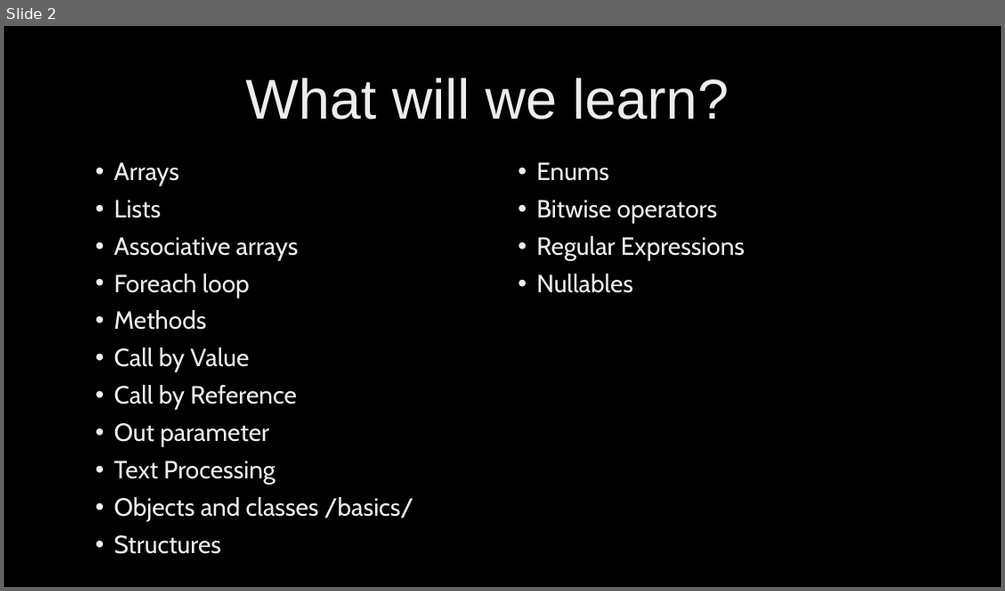
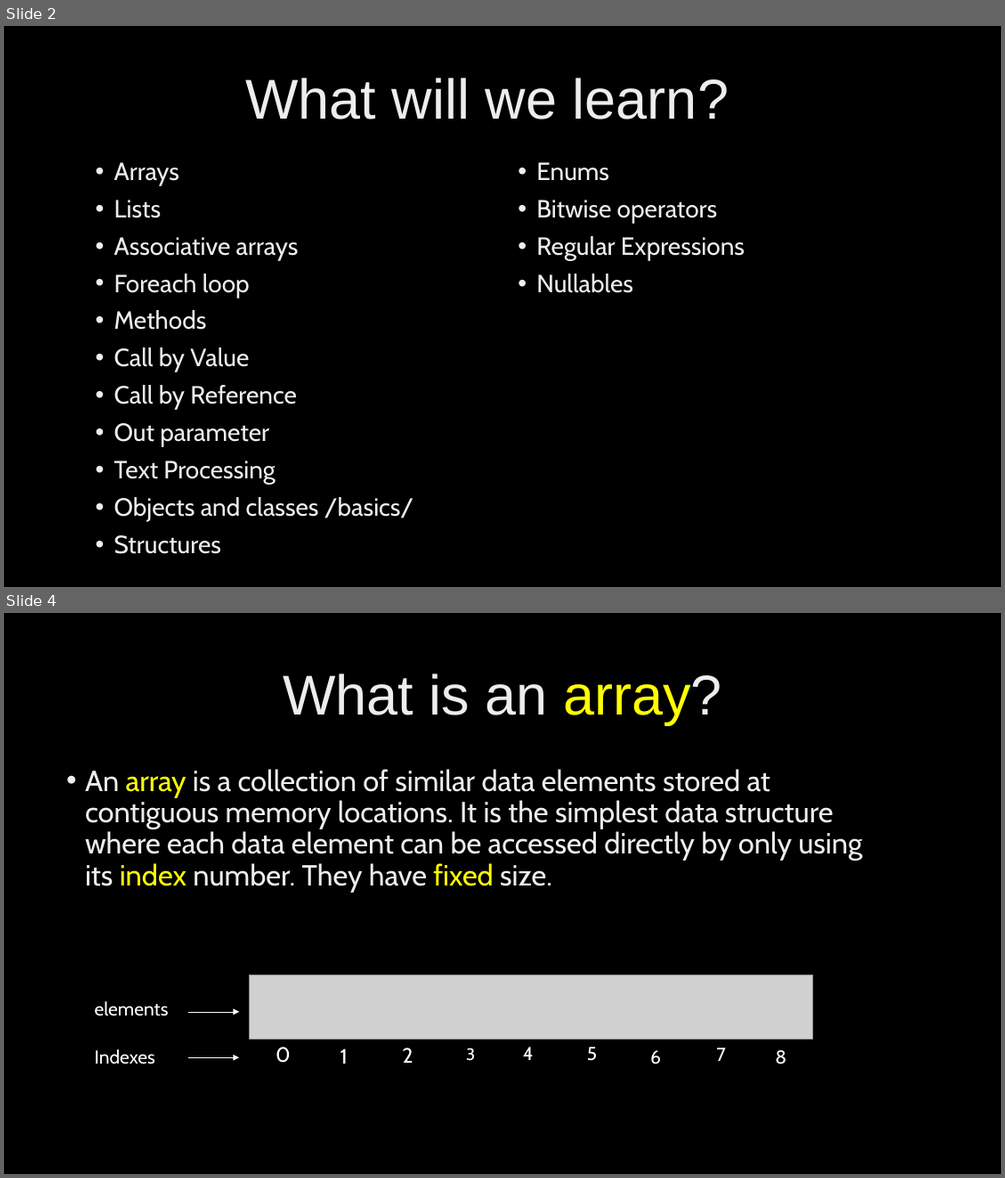
Before and after one commit to velizar92/CSharp-Programming-Presentations, a slide deck: C# Intermediate.pptx. Shown one above the other, each under a label of ours: slide 2 before the commit, slides 2 and 4 after it; the slides between them are not shown. The pictures are 1005x591 and 1005x1178 pixels, drawn with LibreOffice and Linux fonts; fonts in the diff are those of the drawing; grey boxes stand for pictures; background and template pictures are left out. Boxes give left, top, right and bottom in pixels: in the first picture for what was removed or moved away, otherwise in the second. Text is boxed around its words. In the diff, an @@ line names an element or a change of style, - is before the commit and + after.

Commit message:
Array slides are done

```diff
--- a/C# Intermediate.pptx
+++ b/C# Intermediate.pptx
@@ slide 4 added at (x1=4, y1=613, x2=1001, y2=1174), background picture (left out) @@
@@ title added at (x1=283, y1=674, x2=722, y2=725), 54 pt, text gradient #BFBFBF to #EDEDED to #FFFFFF @@
+What is an array?
@@ text added at (x1=85, y1=769, x2=862, y2=892), 28 pt, text gradient #BFBFBF to #EDEDED to #FFFFFF @@
+• An array is a collection of similar data elements stored at contiguous memory locations. It is the simplest data structure where each data element can be accessed directly by only using its index number. They have fixed size.
@@ picture added at (x1=250, y1=975, x2=812, y2=1038) @@
@@ text added at (x1=95, y1=1001, x2=169, y2=1016), 18 pt, text #FFFFFF @@
+elements
@@ arrow added from (189, 1012) to (240, 1012), #FFFFFF 0.5 pt @@
@@ text added at (x1=95, y1=1049, x2=155, y2=1064), 18 pt, text #FFFFFF @@
+Indexes
@@ arrow added from (189, 1057) to (240, 1057), #FFFFFF 0.5 pt @@
@@ text added at (x1=275, y1=1046, x2=291, y2=1062), 20 pt, text #FFFFFF @@
+0
@@ text added at (x1=340, y1=1048, x2=348, y2=1063), 20 pt, text #FFFFFF @@
+1
@@ text added at (x1=402, y1=1047, x2=413, y2=1062), 20 pt, text #FFFFFF @@
+2
@@ text added at (x1=466, y1=1047, x2=475, y2=1061), 16 pt, text #FFFFFF @@
+3
@@ text added at (x1=523, y1=1046, x2=534, y2=1060), 18 pt, text #FFFFFF @@
+4
@@ text added at (x1=587, y1=1046, x2=597, y2=1061), 18 pt, text #FFFFFF @@
+5
@@ text added at (x1=650, y1=1050, x2=661, y2=1064), 18 pt, text #FFFFFF @@
+6
@@ text added at (x1=716, y1=1047, x2=726, y2=1061), 18 pt, text #FFFFFF @@
+7
@@ text added at (x1=775, y1=1050, x2=786, y2=1064), 18 pt, text #FFFFFF @@
+8
```
Also in this commit, not shown: 1 other slide added.
